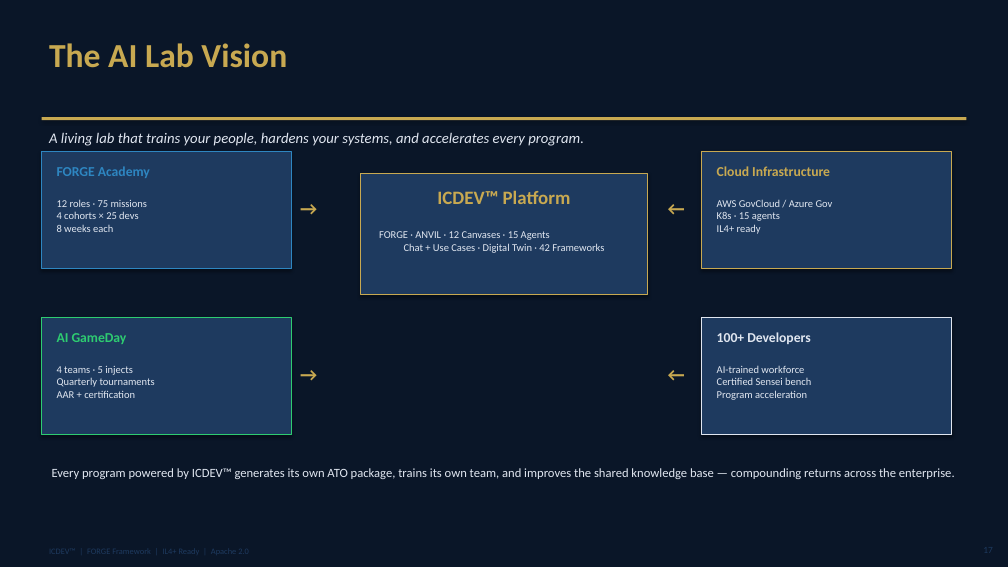
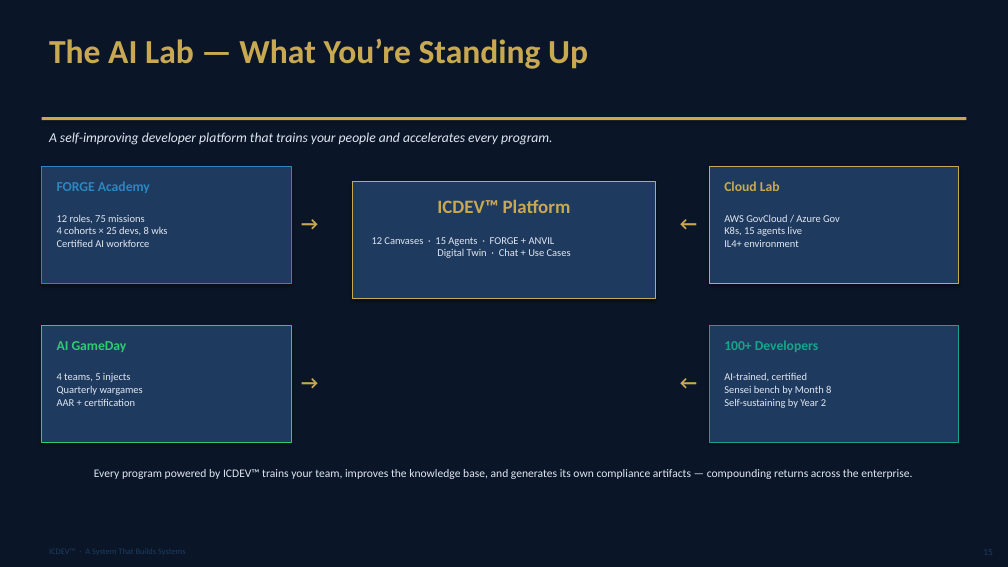
Before and after one commit to icdev-ai/icdev, a slide deck: slide 15 of tools/presentations/output/ICDEV_Executive_Deck.pptx (slide 17 before the commit). Drawn at 1008x567 pixels with LibreOffice and Linux fonts; fonts in the diff are those of the drawing. Boxes give left, top, right and bottom in pixels: in the first picture for what was removed or moved away, otherwise in the second. Text is boxed around its words. In the diff, an @@ line names an element or a change of style, - is before the commit and + after.

```diff
--- a/tools/presentations/output/ICDEV_Executive_Deck.pptx
+++ b/tools/presentations/output/ICDEV_Executive_Deck.pptx
@@ text at <box>49,38,588,69</box>: text changed @@
-The AI Lab Vision
+The AI Lab — What You’re Standing Up
@@ text at <box>49,132,553,145</box>: text changed; size 14 to 13 pt @@
-A living lab that trains your people, hardens your systems, and accelerates every program.
+A self-improving developer platform that trains your people and accelerates every program.
@@ rectangle: place and size @@
-rectangle at <box>702,151,951,268</box>
+rectangle at <box>709,166,959,284</box>
@@ 2 texts, 1 rectangle: place and size @@
-2 texts, 1 rectangle at <box>42,151,330,268</box>
+2 texts, 1 rectangle at <box>42,166,327,284</box>
@@ rectangle: place and size @@
-rectangle at <box>360,174,647,295</box>
+rectangle at <box>353,181,656,299</box>
@@ text "ICDEV™ Platform": place and size @@
-text "ICDEV™ Platform" at <box>437,190,571,204</box>
+text "ICDEV™ Platform" at <box>437,199,571,213</box>
@@ alignment left to centre in 4 elements at <box>293,367,327,401</box>, <box>671,367,706,401</box>, <box>293,208,327,242</box>, <box>671,208,706,242</box> @@
@@ text "←": place and size @@
-text "←" at <box>660,193,698,227</box>
+text "←" at <box>671,208,706,242</box>
@@ text at <box>724,181,780,191</box>: text changed @@
-Cloud Infrastructure
+Cloud Lab
@@ text at <box>57,214,167,247</box>: text changed @@
-12 roles · 75 missions
-4 cohorts × 25 devs
-8 weeks each
+12 roles, 75 missions
+4 cohorts × 25 devs, 8 wks
+Certified AI workforce
@@ text at <box>372,237,571,258</box>: text changed @@
-FORGE · ANVIL · 12 Canvases · 15 Agents
-Chat + Use Cases · Digital Twin · 42 Frameworks
+12 Canvases · 15 Agents · FORGE + ANVIL
+Digital Twin · Chat + Use Cases
@@ text at <box>724,214,840,247</box>: text changed @@
-AWS GovCloud / Azure Gov
-K8s · 15 agents
-IL4+ ready
+AWS GovCloud / Azure Gov
+K8s, 15 agents live
+IL4+ environment
@@ rectangle: place and size @@
-rectangle at <box>42,318,291,435</box>
+rectangle at <box>42,325,291,442</box>
@@ rectangle: place and size @@
-rectangle at <box>702,318,951,435</box>
+rectangle at <box>709,325,959,442</box>
@@ rectangle at <box>709,325,959,442</box>: outline #E0E6F0 1 pt to #17A58A 1 pt @@
@@ text "AI GameDay": place and size @@
-text "AI GameDay" at <box>57,333,127,344</box>
+text "AI GameDay" at <box>57,341,127,352</box>
@@ text "100+ Developers": place and size @@
-text "100+ Developers" at <box>717,332,811,344</box>
+text "100+ Developers" at <box>724,340,819,352</box>
@@ text "100+ Developers" at <box>724,340,819,352</box>: text colour #E0E6F0 to #17A58A @@
@@ text at <box>57,373,143,406</box>: text changed @@
-4 teams · 5 injects
-Quarterly tournaments
-AAR + certification
+4 teams, 5 injects
+Quarterly wargames
+AAR + certification
@@ text "→": place and size @@
-text "→" at <box>293,359,330,393</box>
+text "→" at <box>293,367,327,401</box>
@@ text "←": place and size @@
-text "←" at <box>660,359,698,393</box>
+text "←" at <box>671,367,706,401</box>
@@ text at <box>724,372,831,408</box>: text changed @@
-AI-trained workforce
-Certified Sensei bench
-Program acceleration
+AI-trained, certified
+Sensei bench by Month 8
+Self-sustaining by Year 2
@@ text at <box>94,469,912,479</box>: text changed; size 12 to 11 pt @@
-Every program powered by ICDEV™ generates its own ATO package, trains its own team, and improves the shared knowledge base — compounding returns across the enterprise.
+Every program powered by ICDEV™ trains your team, improves the knowledge base, and generates its own compliance artifacts — compounding returns across the enterprise.
```
Also in this commit, not shown: 9 other slides changed, 8 slides added, 10 slides removed, 2 other files.
